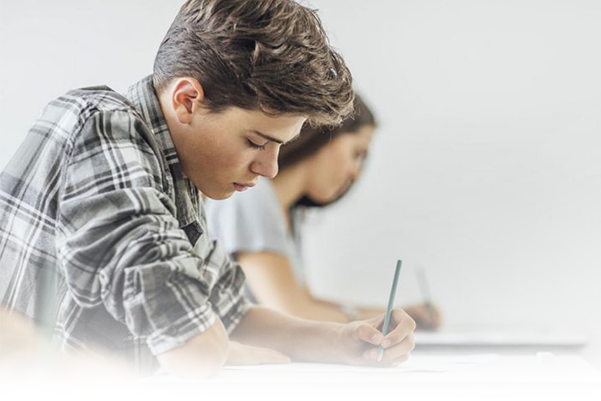
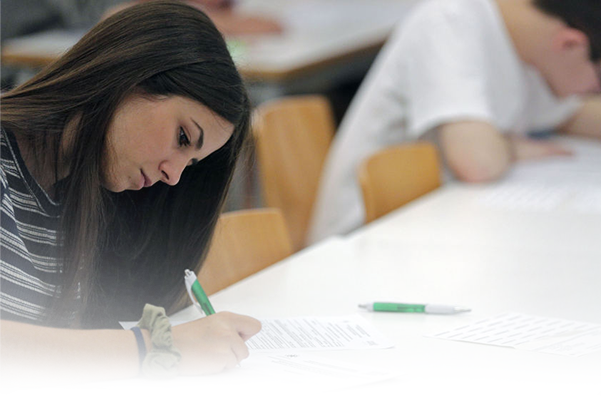
Layer changes from the first 601px x 401px image to the second:
renamed "ec00802f27aa1baf63a633fd2e510025_L" to "58", painted on it over [0, 0, 601, 389]
renamed "Capa 3" to "happy-young-woman-sitting-on-the-floor-with-crossed-legs-and-using-laptop-on-gr…", showed it, painted on it, unmasked it over [0, 0, 601, 389]
hid "Capa 1" over [0, 0, 601, 389]
